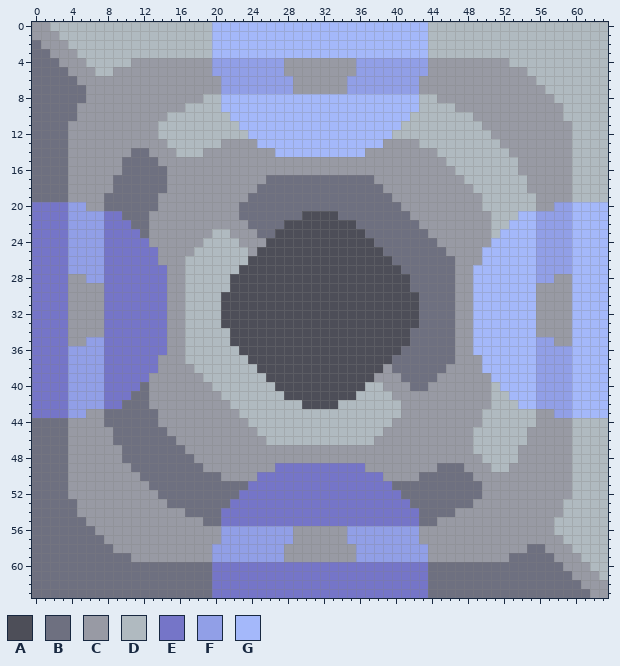
File history of a pixel-art sprite, sprites/blocks/hecodium-forge.png. The first picture shows the starting point.
The file is 64x64 pixels. Colours within 5 levels of each other are drawn and written as one.
Palette (. is transparent): A #4d4e58  B #6e7080  C #989aa4  D #b0bac0  E #7575c8  F #919fe7  G #a4b8fa
New version:
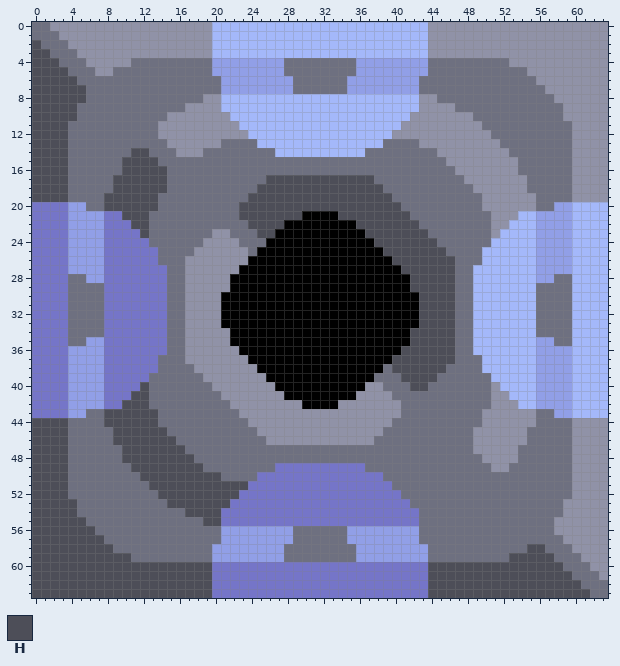
Colours new in this view: H #4d4e58
The edit:
colour A: #4d4e58 -> #000000
colour D: #b0bac0 -> #9092a7
Changed rows in their new state; - is a pixel that keeps its letter.
first column x 0:
 0 BB--------------------------------------------------------------
 1 BBB-------------------------------------------------------------
 2 HBBB------------------------------------------------------------
 3 HHBBB-----------------------------------------------------------
 4 HHHBBB-----BBBBBBBBB--------BBBBBBBB--------BBBBBBBBB-----------
 5 HHHHBBB--BBBBBBBBBBB--------BBBBBBBB--------BBBBBBBBBBB---------
 6 HHHHHBBBBBBBBBBBBBBBB--------BBBBBB--------BBBBBBBBBBBBB--------
 7 HHHHHHBBBBBBBBBBBBBBB--------BBBBBB--------BBBBBBBBBBBBBB-------
 8 HHHHHHBBBBBBBBBBBBB--------------------------BBBBBBBBBBBBB------
 9 HHHHHBBBBBBBBBBBB------------------------------BBBBBBBBBBBB-----
10 HHHHHBBBBBBBBBB----------------------------------BBBBBBBBBB-----
11 HHHHBBBBBBBBBB------------------------------------BBBBBBBBBB----
12 HHHHBBBBBBBBBB-------------------------------------BBBBBBBBB----
13 HHHHBBBBBBBBBBB------BBBB--------------BBBB---------BBBBBBBB----
14 HHHHBBBBBBBHHBBB---BBBBBBBB----------BBBBBBBB--------BBBBBBB----
15 HHHHBBBBBBHHHHBBBBBBBBBBBBBBBBBBBBBBBBBBBBBBBB--------BBBBBB----
16 HHHHBBBBBBHHHHHBBBBBBBBBBBBBBBBBBBBBBBBBBBBBBBB-------BBBBBB----
17 HHHHBBBBBHHHHHHBBBBBBBBBBBHHHHHHHHHHHHBBBBBBBBBB-------BBBBB----
18 HHHHBBBBBHHHHHHBBBBBBBBBBHHHHHHHHHHHHHHBBBBBBBBBB------BBBBB----
19 HHHHBBBBHHHHHHBBBBBBBBBBHHHHHHHHHHHHHHHHBBBBBBBBBB------BBBB----
20 ------BBHHHHHHBBBBBBBBBHHHHHHHHHHHHHHHHHHBBBBBBBBB------BB------
21 ----------HHHBBBBBBBBBBHHHHHHH----HHHHHHHHBBBBBBBBB-------------
22 -----------HHBBBBBBBBBBBHHHH--------HHHHHHHBBBBBBBB-------------
23 ------------HBBBBBBB--BBBHH----------HHHHHHHBBBBBBB-------------
24 -------------BBBBBB----BBB------------HHHHHHHBBBBBB-------------
25 --------------BBBB------B--------------HHHHHHHBBBB--------------
26 --------------BBB-----------------------HHHHHHHBBB--------------
27 ---------------BB------------------------HHHHHHBB---------------
28 ----BB---------BB-------------------------HHHHHBB---------BB----
29 ----BBBB-------BB-------------------------HHHHHBB-------BBBB----
30 ----BBBB-------BB--------------------------HHHHBB-------BBBB----
31 ----BBBB-------BB--------------------------HHHHBB-------BBBB----
32 ----BBBB-------BB--------------------------HHHHBB-------BBBB----
33 ----BBBB-------BB--------------------------HHHHBB-------BBBB----
34 ----BBBB-------BB-------------------------HHHHHBB-------BBBB----
35 ----BB---------BB-------------------------HHHHHBB---------BB----
36 ---------------BB------------------------HHHHHHBB---------------
37 --------------BBB-----------------------HHHHHHHBBB--------------
38 --------------BBBB---------------------BHHHHHHBBBB--------------
39 -------------BBBBBB-------------------BBBHHHHBBBBBB-------------
40 ------------HBBBBBBB-------------------BBBHHBBBBBBB-------------
41 -----------HHBBBBBBBB-------------------BBBBBBBBBBB-------------
42 ----------HHHBBBBBBBBB-------------------BBBBBBBBBB-------------
43 ------BBHHHHHHBBBBBBBBB------------------BBBBBBBBB------BB------
44 HHHHBBBBHHHHHHBBBBBBBBBB----------------BBBBBBBBBB------BBBB----
45 HHHHBBBBBHHHHHHBBBBBBBBBB--------------BBBBBBBBBB------BBBBB----
46 HHHHBBBBBHHHHHHHBBBBBBBBBB------------BBBBBBBBBBB------BBBBB----
47 HHHHBBBBBBHHHHHHHBBBBBBBBBBBBBBBBBBBBBBBBBBBBBBBB-----BBBBBB----
48 HHHHBBBBBBHHHHHHHHBBBBBBBBBBBBBBBBBBBBBBBBBBBBBBBB----BBBBBB----
49 HHHHBBBBBBBHHHHHHHHBBBBBBBB----------BBBBBBBB---BBB--BBBBBBB----
50 HHHHBBBBBBBBHHHHHHHHHBBBB--------------BBBB------BBBBBBBBBBB----
51 HHHHBBBBBBBBBHHHHHHHHHHH--------------------------BBBBBBBBBB----
52 HHHHBBBBBBBBBBHHHHHHHHH---------------------------BBBBBBBBBB----
53 HHHHHBBBBBBBBBBHHHHHHH---------------------------BBBBBBBBBB-----
54 HHHHHBBBBBBBBBBBBHHHH--------------------------BBBBBBBBBBBB-----
55 HHHHHHBBBBBBBBBBBBBHH------------------------BBBBBBBBBBBBB------
56 HHHHHHHBBBBBBBBBBBBBB--------BBBBBB--------BBBBBBBBBBBBBBB------
57 HHHHHHHHBBBBBBBBBBBBB--------BBBBBB--------BBBBBBBBBBBBBBBB-----
58 HHHHHHHHHBBBBBBBBBBB--------BBBBBBBB--------BBBBBBBBBBBHHBBB----
59 HHHHHHHHHHHBBBBBBBBB--------BBBBBBBB--------BBBBBBBBBHHHHHBBB---
60 HHHHHHHHHHHHHHHHHHHH------------------------HHHHHHHHHHHHHHHBBB--
61 HHHHHHHHHHHHHHHHHHHH------------------------HHHHHHHHHHHHHHHHBBB-
62 HHHHHHHHHHHHHHHHHHHH------------------------HHHHHHHHHHHHHHHHHBBB
63 HHHHHHHHHHHHHHHHHHHH------------------------HHHHHHHHHHHHHHHHHHBB
